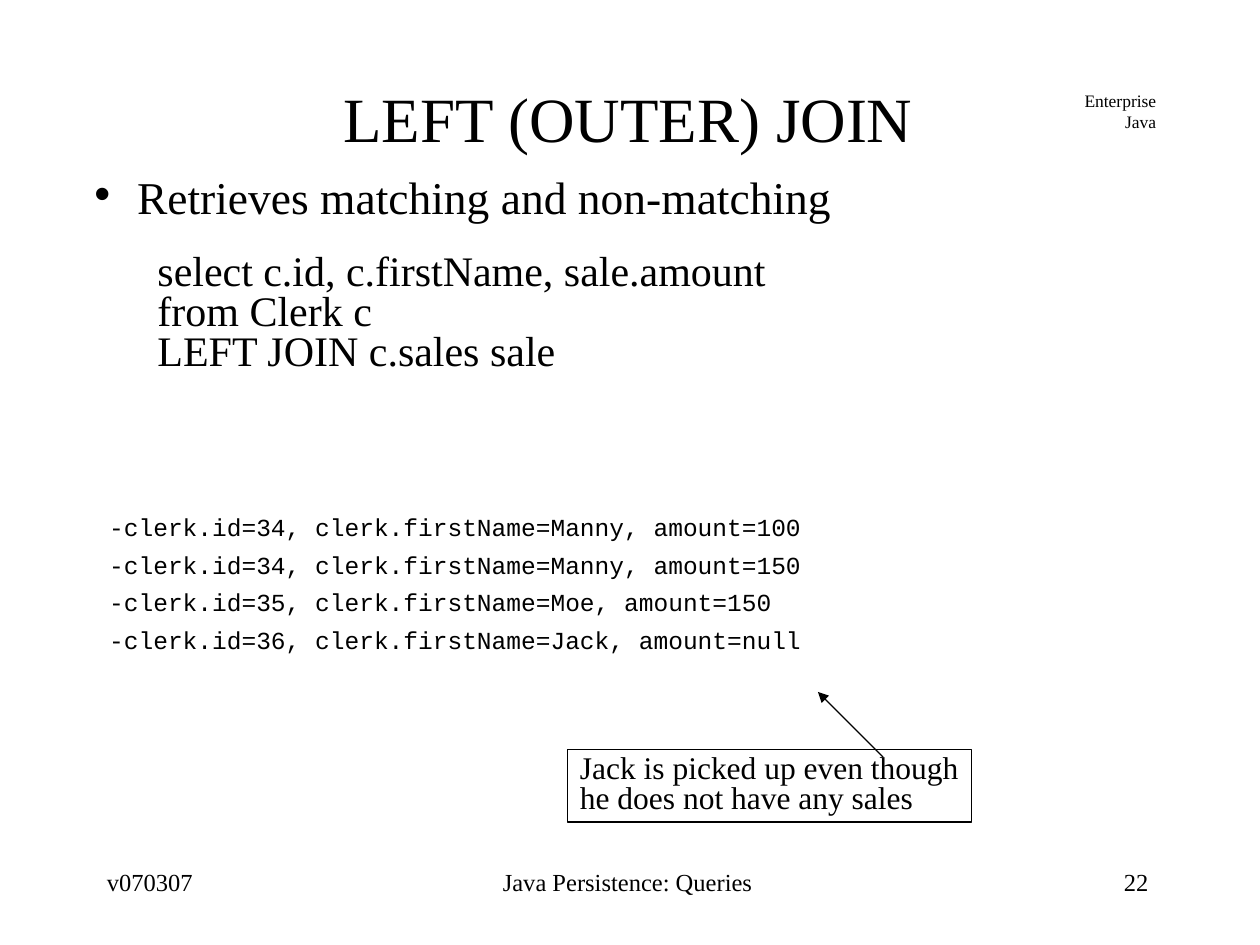
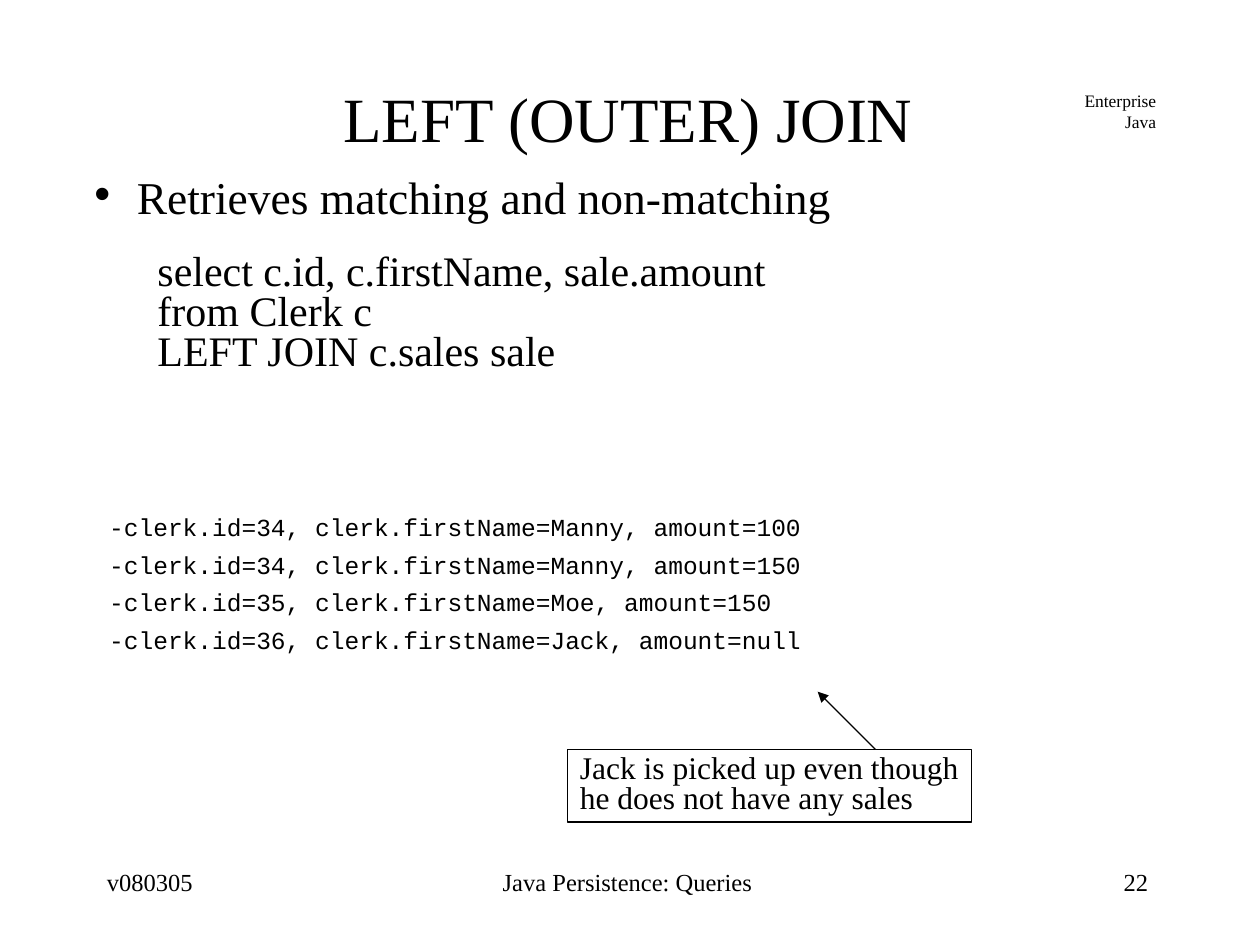
Before and after one commit to jcstaff/ejava-javaee, a slide deck: slide 22 of ormEJBQL/src/site/resources/lectures/ormEJBQL.ppt. Drawn at 1260x945 pixels with LibreOffice and Linux fonts; fonts in the diff are those of the drawing. Boxes give left, top, right and bottom in pixels: in the first picture for what was removed or moved away, otherwise in the second. Text is boxed around its words. In the diff, an @@ line names an element or a change of style, - is before the commit and + after.

```diff
--- a/ormEJBQL/src/site/resources/lectures/ormEJBQL.ppt
+++ b/ormEJBQL/src/site/resources/lectures/ormEJBQL.ppt
@@ rectangle "Jack is picked up even ..." at [567,750,970,822]: fill none to #FFFFFF @@
@@ text at [107,874,193,892]: text changed @@
-v070307
+v080305
```
Also in this commit, not shown: 32 other slides changed, 3 other files.
